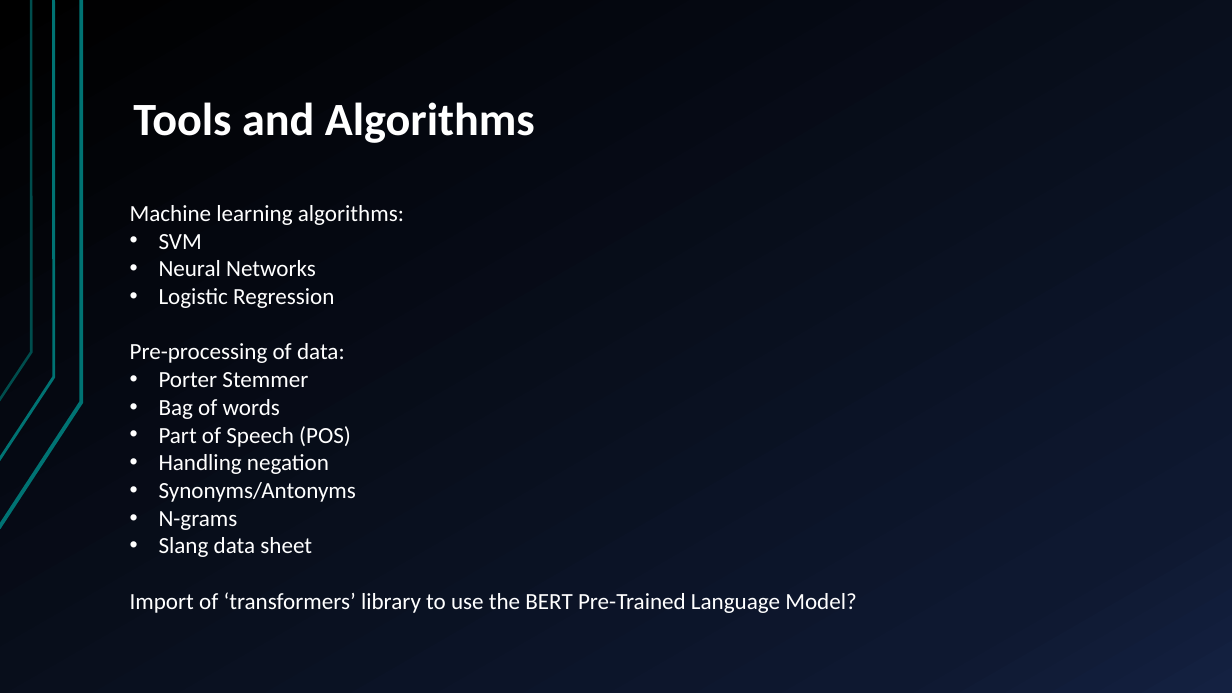
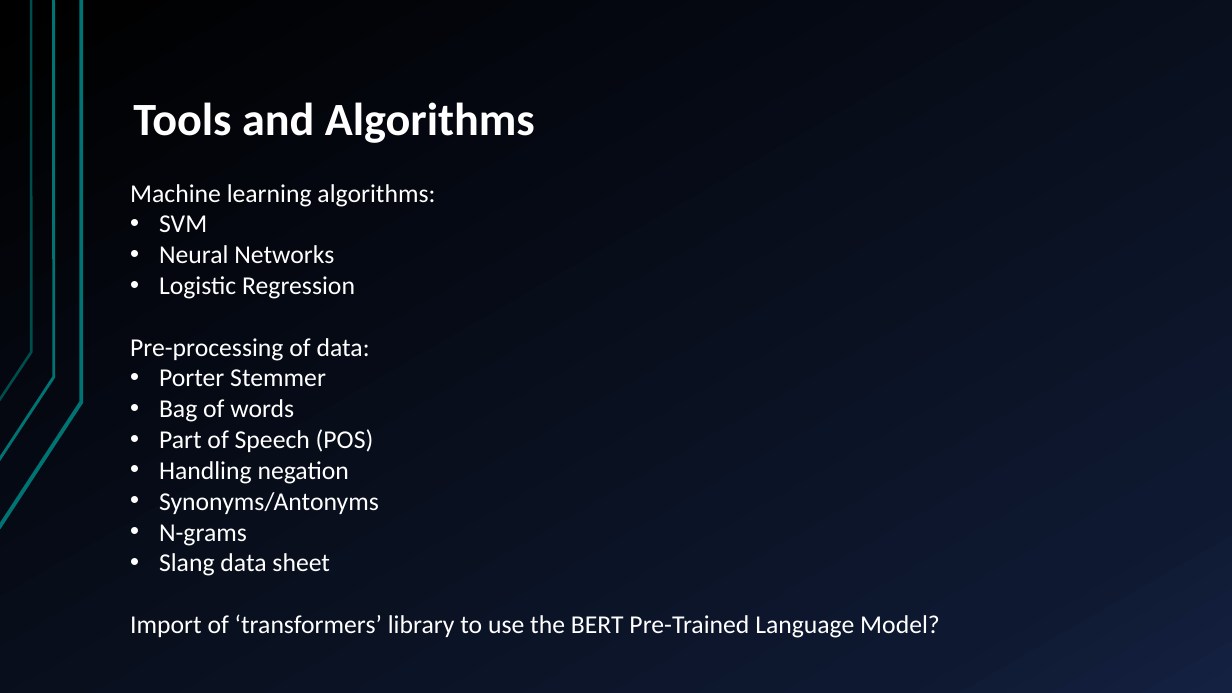
Before and after one commit to Zeze35H/IART, a slide deck: slide 4 of P2/CheckPoint 1.pptx. Drawn at 1232x693 pixels with LibreOffice and Linux fonts; fonts in the diff are those of the drawing. Boxes give left, top, right and bottom in pixels: in the first picture for what was removed or moved away, otherwise in the second. Text is boxed around its words. In the diff, an @@ line names an element or a change of style, - is before the commit and + after.

```diff
--- a/P2/CheckPoint 1.pptx
+++ b/P2/CheckPoint 1.pptx
@@ text "Machine learning algorithms:": place and size @@
-text "Machine learning algorithms:" at <box>130,205,856,613</box>
+text "Machine learning algorithms:" at <box>130,184,940,638</box>
@@ text "Machine learning algorithms:" at <box>130,184,940,638</box>: size 18 to 20 pt @@
```
Also in this commit, not shown: 3 other slides changed, 2 other files.
